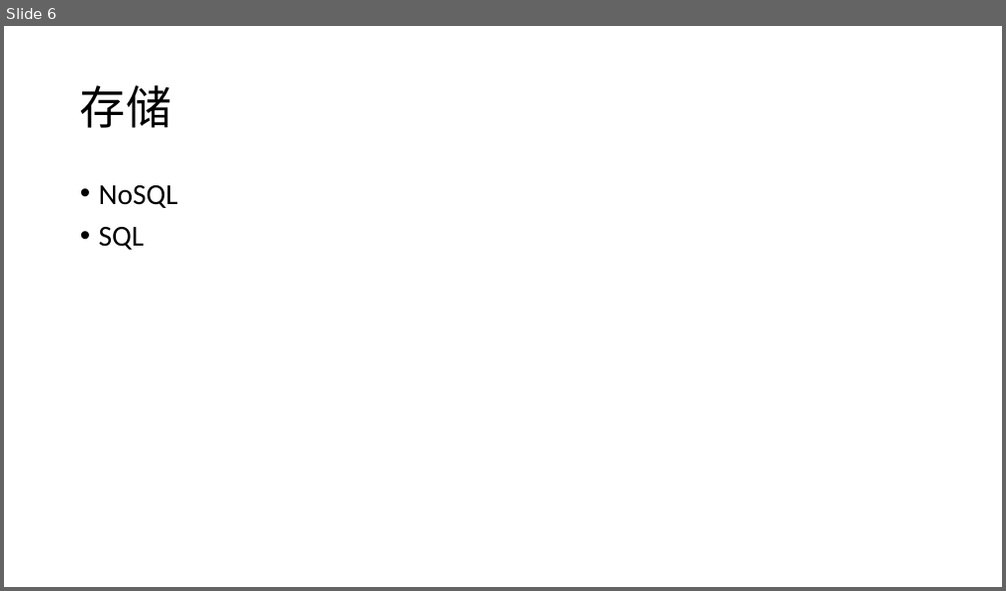
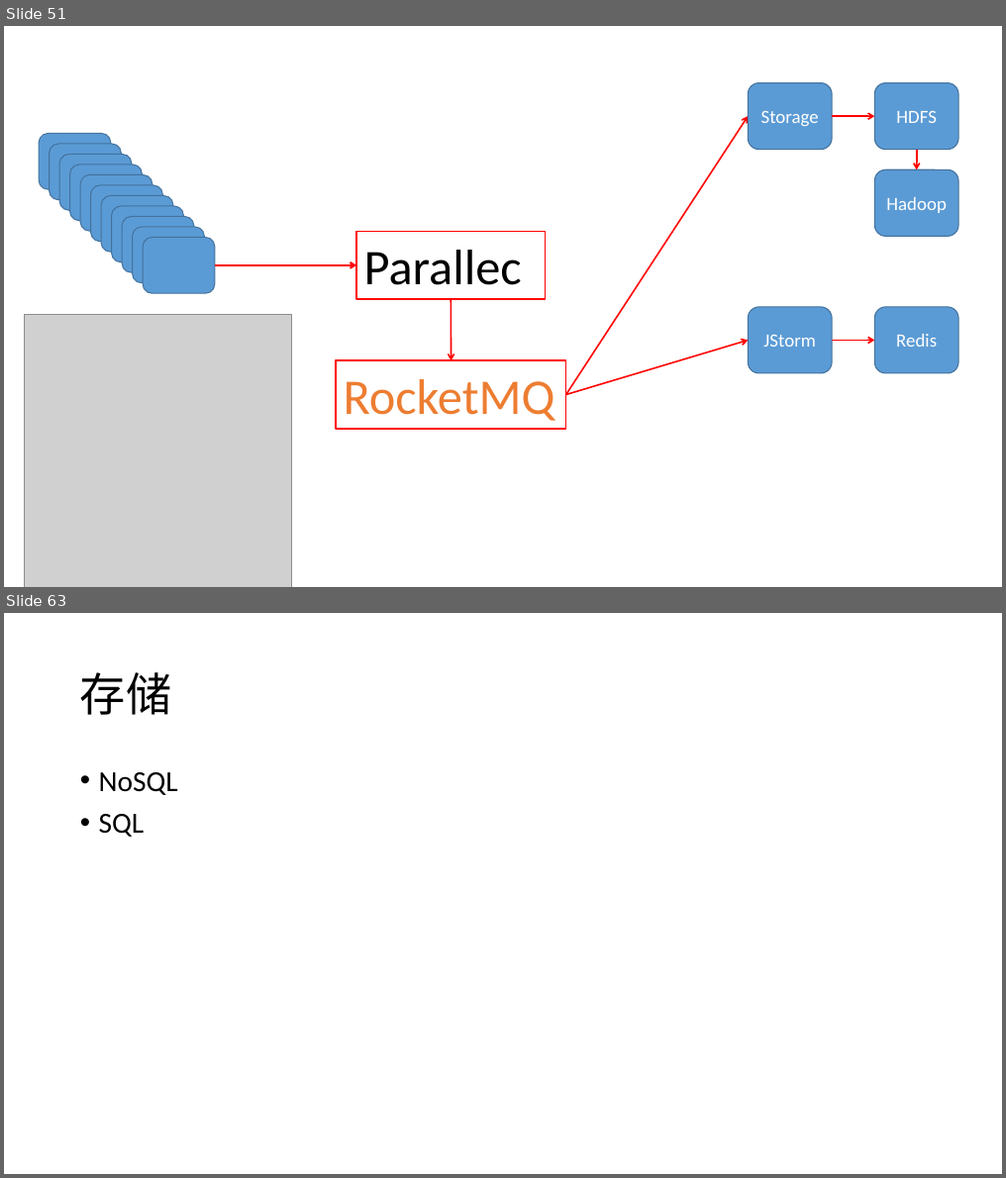
Before and after one commit to csliangdu/ExchangeAgg, a slide deck: doc/Coin.pptx. Shown one above the other, each under a label of ours: slide 6 before the commit, slides 51 and 63 after it; the slides between them are not shown. The pictures are 1006x591 and 1006x1178 pixels, drawn with LibreOffice and Linux fonts; fonts in the diff are those of the drawing; grey boxes stand for pictures. Boxes give left, top, right and bottom in pixels: in the first picture for what was removed or moved away, otherwise in the second. Text is boxed around its words. In the diff, an @@ line names an element or a change of style, - is before the commit and + after.

```diff
--- a/doc/Coin.pptx
+++ b/doc/Coin.pptx
@@ slide 51 added at [4,26,1002,587], background #FFFFFF @@
@@ arrow added from (566, 395) to (748, 116), #FF0000 1.5 pt @@
@@ group added at [748,82,958,236]: 3 rounded rectangles, 2 arrows @@
+Storage
+HDFS
+Hadoop
@@ group added at [39,133,546,300]: 11 rounded rectangles, 1 arrow, 1 rectangle @@
+Parallec
@@ picture added at [24,314,292,587] @@
@@ arrow added from (450, 299) to (450, 361), #FF0000 1.5 pt @@
@@ rounded rectangle added at [748,307,832,374], fill #5B9BD5, outline #43739E 1 pt, 18 pt, text #FFFFFF @@
+JStorm
@@ rounded rectangle added at [874,307,958,374], fill #5B9BD5, outline #43739E 1 pt, 18 pt, text #FFFFFF @@
+Redis
@@ arrow added from (566, 395) to (748, 341), #FF0000 1.5 pt @@
@@ arrow added from (832, 341) to (874, 341), #FF0000 1.5 pt @@
@@ rectangle added at [336,361,566,429], outline #FF0000 1.5 pt, 48 pt, text #ED7D31 @@
+RocketMQ
@@ what was slide 6 is now slide 63 @@
```
Also in this commit, not shown: 4 slides changed, 57 other slides added, 1 slide removed.
